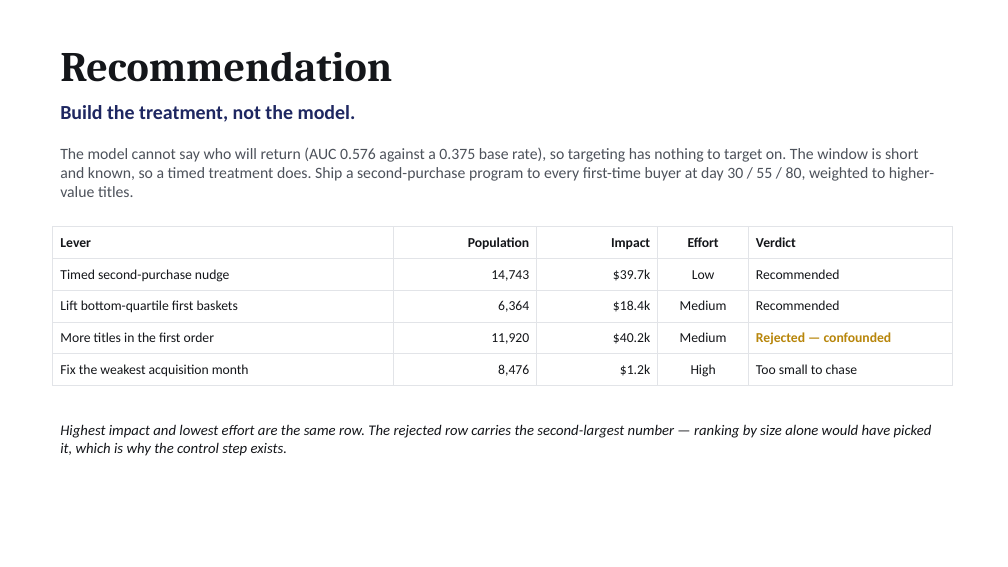
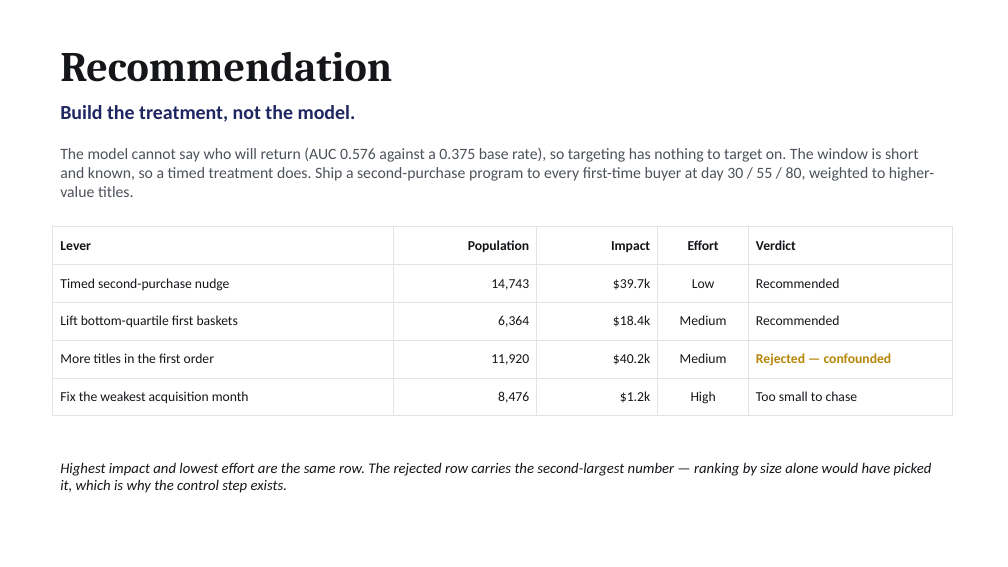
Before and after one commit to paytonnguyen-creator/ecommerce-customer-retention-analysis, a slide deck: slide 4 of docs/cdnow-retention-executive-deck.pptx. Drawn at 1008x567 pixels with LibreOffice and Linux fonts; fonts in the diff are those of the drawing. Boxes give left, top, right and bottom in pixels: in the first picture for what was removed or moved away, otherwise in the second. Text is boxed around its words. In the diff, an @@ line names an element or a change of style, - is before the commit and + after.

```diff
--- a/docs/cdnow-retention-executive-deck.pptx
+++ b/docs/cdnow-retention-executive-deck.pptx
@@ table: place and size @@
-table at (53, 227, 953, 381)
+table at (53, 227, 953, 408)
@@ text "Highest impact and lowest effort ...": place and size @@
-text "Highest impact and lowest effort ..." at (60, 424, 932, 456)
+text "Highest impact and lowest effort ..." at (60, 462, 932, 493)
```
Also in this commit, not shown: 3 other slides changed, 2 other files.
